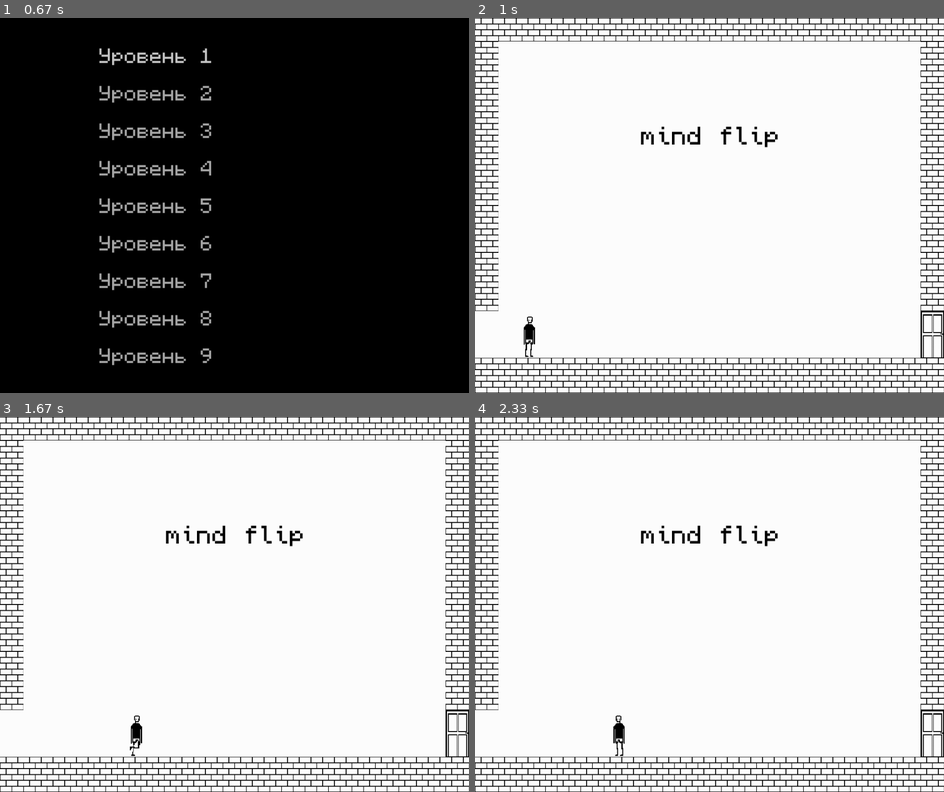
Above: before the commit, frames 1-4 (two rows, left to right).
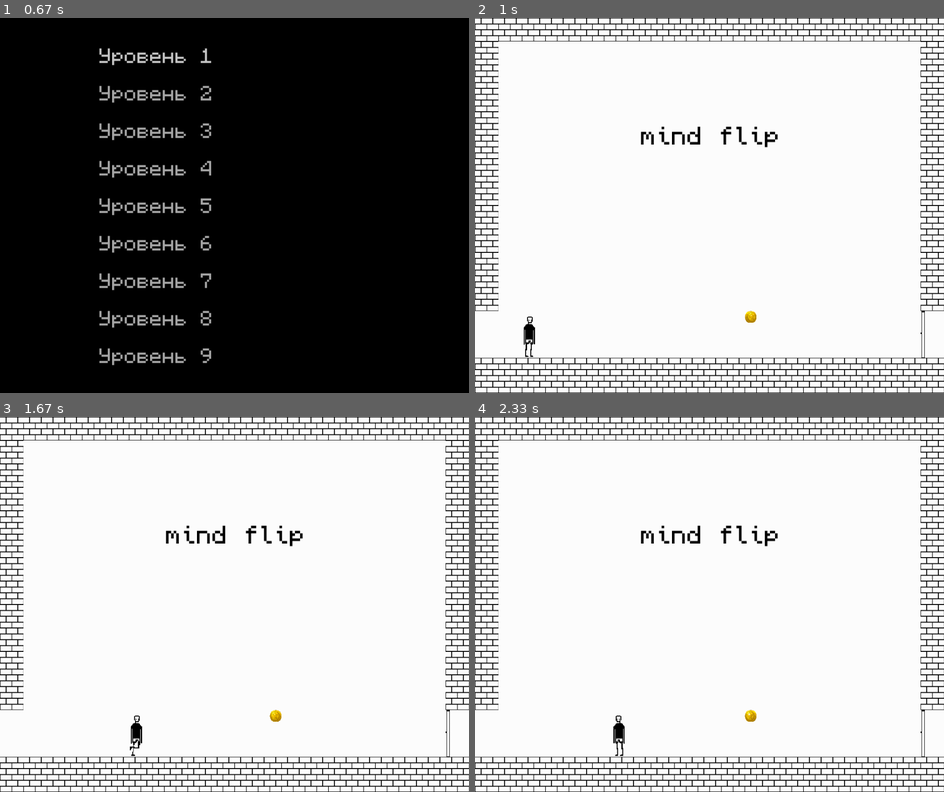
Above: after the commit, the same moments.

Repository: remalQ/pygame-project
Game: pygame game, started from Main.py
The game is run twice, just before and just after one commit, with the same random seed, the same clock (stepped at 60 frames per second) and the same inputs.
Inputs (mouse positions are in pixels of both pictures, inside the frame that each line leads up to):
- Up to frame 1 (0.67 s): click "Начать игру" at 0.38 s
- Up to frame 2 (1 s): press the mouse at (629, 55) at 0.7 s; move the mouse to (587, 183) at 0.8 s; release the mouse at (545, 314) at 0.93 s
- Up to frame 3 (1.67 s): hold D 1-1.47 s; move the mouse to (267, 683) at 1.03 s; hold D from 1.55 s (still down); move the mouse to (220, 540) at 1.58 s
- Up to frame 4 (2.33 s): release D at 2.02 s; hold A from 2.05 s (still down); move the mouse to (568, 492) at 2.08 s

Frame 1 is identical in both runs. In frame 2, 0.3% of the frame differs, in the area x 57-100%, y 78-91%; in frame 3, 0.3%; in frame 4, 0.3%.

Commit message:
done 3 level

Diff:
--- a/Game.py
+++ b/Game.py
@@ -13,19 +13,10 @@
 from Menus.HelpMenu import HelpMenu
 import pygame
 
-"""
-Класс Game
-
-Отвечает за управление игровым процессом: загрузку уровней, отображение меню, обработку событий и обновление состояния игры.
-"""
-
 class Game:
-    ## \brief Конструктор класса
-    #
-    # Инициализирует основные параметры игры, загружает первый уровень, инициализирует музыку и звуки.
     def __init__(self):
         pygame.init()
-        pygame.mixer.init()  # Инициализация микшера для музыки и звуков
+        pygame.mixer.init()
         self.screen = pygame.display.set_mode((WIDTH, HEIGHT))
         pygame.display.set_caption('Mind flip')
         self.clock = pygame.time.Clock()
@@ -33,19 +24,23 @@
         self.coin_group = pygame.sprite.Group()
 
         # Инициализация музыки
-        self.music_file = "Sounds/back.mp3"  # Укажите путь к вашему музыкальному файлу
+        self.music_file = "Sounds/back.mp3"
         self.music_playing = False
         self.music_position = 0
 
         # Инициализация звуковых эффектов
         try:
-            self.coin_sound = pygame.mixer.Sound("Sounds/coin.wav")  # Укажите путь к звуку монеты
-            self.jump_sound = pygame.mixer.Sound("Sounds/jump.wav")  # Укажите путь к звуку прыжка
+            self.coin_sound = pygame.mixer.Sound("Sounds/coin.wav")
+            self.jump_sound = pygame.mixer.Sound("Sounds/jump.wav")
         except pygame.error as e:
             print(f"Ошибка загрузки звуковых эффектов: {e}")
             self.coin_sound = None
             self.jump_sound = None
 
+        # Инициализация игрока
+        self.player = Player(100, HEIGHT - 130, self.coin_sound, self.jump_sound)
+
+        # Загрузка списка уровней
         level_files = [f for f in os.listdir('Maps') if f.endswith('.pkl')]
 
         def extract_level_number(filename):
@@ -62,7 +57,8 @@
         if self.total_levels > 0:
             self.load_level(self.level)
         else:
-            self.world_data = []
+            self.world_data = {'grid': [], 'texts': []}
+            self.world = World(self.world_data, self.door_group, self.coin_group, self.player)
         self.game_over = 0
         self.records_db = RecordsDB()
         self.start_time = 0
@@ -72,35 +68,46 @@
         self.level_menu = LevelMenu(self.total_levels)
 
     def reset_level(self, level):
-        self.load_level(level)
-        self.player.reset(100, HEIGHT - 130)
         self.player.coins_collected = 0
         self.game_over = 0
         self.start_time = pygame.time.get_ticks()
-        # Музыка не перезапускается при сбросе уровня
+
+        if level == 3:
+            # Для 3-го уровня - спавн в левом верхнем углу и активация падения
+            self.player.reset(100, -100)
+            self.player.start_falling()
+            self.world.allow_drawing = True
+            self.world.reset_drawable_platforms()
+        else:
+            self.player.reset(100, HEIGHT - 130)
+            self.world.allow_drawing = False
+
+        # Перезагрузка уровня для обновления мира
+        self.load_level(level)
 
     def load_level(self, level):
-        # Передаём звуковые эффекты при создании игрока
-        self.player = Player(100, HEIGHT - 130, self.coin_sound, self.jump_sound)
-        level_path = f'Maps/level{level}.pkl'
         self.door_group = Group()
         self.coin_group = Group()
 
+        # Загрузка уровня из файла для всех уровней
+        level_path = f'Maps/level{level}.pkl'
         if os.path.exists(level_path):
             try:
                 with open(level_path, 'rb') as pickle_in:
                     self.world_data = pickle.load(pickle_in)
                 if not isinstance(self.world_data, (list, dict)):
                     raise ValueError("Ошибка: загруженные данные уровня не являются списком или словарем!")
-                self.world = World(self.world_data, self.door_group, self.coin_group, self.player)
             except Exception as e:
                 print(f"Ошибка загрузки уровня: {e}")
-                self.world_data = {'grid': [], 'texts': []} if isinstance(self.world_data, dict) else []
-                self.world = World(self.world_data, self.door_group, self.coin_group, self.player)
+                self.world_data = {'grid': [], 'texts': []}
         else:
             self.world_data = {'grid': [], 'texts': []}
-            self.world = World(self.world_data, self.door_group, self.coin_group, self.player)
-        # Музыка не перезапускается при загрузке уровня
+
+        self.world = World(self.world_data, self.door_group, self.coin_group, self.player)
+        if level == 3:
+            self.world.allow_drawing = True
+        else:
+            self.world.allow_drawing = False
 
     def start_music(self):
         """Запускает музыку с сохранённой позиции или с начала."""
--- a/Player.py
+++ b/Player.py
@@ -1,5 +1,5 @@
 """@package Player
-Класс игрока
+Класс игрока с модификациями для 3-го уровня (режим падения)
 """
 import pygame
 from Const_Values import *
@@ -16,6 +16,11 @@
         self.coins_collected = 0
         self.coin_image = pygame.image.load("Coins/Gold_1.png")
         self.coin_image = pygame.transform.scale(self.coin_image, (40, 40))
+        self.drawing_platform = False
+        self.platform_start_pos = None
+        self.platform_end_pos = None
+        self.falling_mode = False  # Режим падения для 3-го уровня
+        self.fall_speed = 0  # Скорость падения
 
     def update(self, game_over, world, door_group, coin_group, screen):
         dx = 0
@@ -24,63 +29,98 @@
 
         if game_over == 0:
             key = pygame.key.get_pressed()
+            mouse_buttons = pygame.mouse.get_pressed()
 
-            if key[pygame.K_SPACE] and not self.jumped and not self.in_air:
+            # Обработка падения в специальном режиме
+            if self.falling_mode:
+                self.fall_speed += 0.5  # Ускорение падения
+                dy += self.fall_speed
+
+                # Ограничение максимальной скорости падения
+                if self.fall_speed > 15:
+                    self.fall_speed = 15
+            else:
+                # Обычное управление, если не в режиме падения
+                if key[pygame.K_a]:
+                    dx -= 5
+                    self.counter += 1
+                    self.direction = -1
+                    if not self.in_air and self.counter > walk_cooldown:
+                        self.counter = 0
+                        self.index = (self.index + 1) % len(self.images_left)
+                        self.image = self.images_left[self.index]
+
+                if key[pygame.K_d]:
+                    dx += 5
+                    self.counter += 1
+                    self.direction = 1
+                    if not self.in_air and self.counter > walk_cooldown:
+                        self.counter = 0
+                        self.index = (self.index + 1) % len(self.images_right)
+                        self.image = self.images_right[self.index]
+
+            # Обработка рисования платформ (только если мир разрешает)
+            if hasattr(world, 'allow_drawing') and world.allow_drawing:
+                mouse_pos = pygame.mouse.get_pos()
+
+                if mouse_buttons[0]:  # Левая кнопка мыши нажата
+                    if not self.drawing_platform:
+                        self.drawing_platform = True
+                        self.platform_start_pos = (mouse_pos[0] // TILE_SIZE) * TILE_SIZE
+                    self.platform_end_pos = (mouse_pos[0] // TILE_SIZE) * TILE_SIZE
+                else:
+                    if self.drawing_platform:
+                        self.drawing_platform = False
+                        if self.platform_start_pos and self.platform_end_pos:
+                            start_x = min(self.platform_start_pos, self.platform_end_pos)
+                            end_x = max(self.platform_start_pos, self.platform_end_pos)
+                            for x in range(start_x, end_x + TILE_SIZE, TILE_SIZE):
+                                world.add_drawable_platform(x, (mouse_pos[1] // TILE_SIZE) * TILE_SIZE)
+                        self.platform_start_pos = None
+                        self.platform_end_pos = None
+
+            if key[pygame.K_SPACE] and not self.jumped and not self.in_air and not self.falling_mode:
                 self.vel_y = -15
                 self.jumped = True
-                self.jump_sound.play()  # Проиграть звук прыжка
+                self.jump_sound.play()
                 self.image = self.jump_image_right if self.direction == 1 else self.jump_image_left
 
             if not key[pygame.K_SPACE]:
                 self.jumped = False
 
-            if key[pygame.K_a]:
-                dx -= 5
-                self.counter += 1
-                self.direction = -1
-                if not self.in_air and self.counter > walk_cooldown:
+            if not self.falling_mode:
+                if self.in_air:
+                    self.image = self.jump_image_right if self.direction == 1 else self.jump_image_left
+                elif not key[pygame.K_a] and not key[pygame.K_d]:
                     self.counter = 0
-                    self.index = (self.index + 1) % len(self.images_left)
-                    self.image = self.images_left[self.index]
+                    self.index = 0
+                    self.image = self.images_right[self.index] if self.direction == 1 else self.images_left[self.index]
 
-            if key[pygame.K_d]:
-                dx += 5
-                self.counter += 1
-                self.direction = 1
-                if not self.in_air and self.counter > walk_cooldown:
-                    self.counter = 0
-                    self.index = (self.index + 1) % len(self.images_right)
-                    self.image = self.images_right[self.index]
-
-            if self.in_air:
-                self.image = self.jump_image_right if self.direction == 1 else self.jump_image_left
-            elif not key[pygame.K_a] and not key[pygame.K_d]:
-                self.counter = 0
-                self.index = 0
-                self.image = self.images_right[self.index] if self.direction == 1 else self.images_left[self.index]
-
-            self.vel_y += 1
-            if self.vel_y > 10:
-                self.vel_y = 10
-            dy += self.vel_y
+                self.vel_y += 1
+                if self.vel_y > 10:
+                    self.vel_y = 10
+                dy += self.vel_y
 
             self.in_air = True
             for tile in (world.platform_group.sprites() +
                          world.breaking_platform_group.sprites() +
                          world.hover_visible_platform_group.sprites() +
-                         world.moving_platform_group.sprites()):
-                # Проверка коллизий с учётом смещения
+                         world.moving_platform_group.sprites() +
+                         world.drawable_platform_group.sprites()):
                 if tile.rect.colliderect(self.rect.x + dx, self.rect.y, self.rect.width, self.rect.height):
                     dx = 0
 
                 if tile.rect.colliderect(self.rect.x, self.rect.y + dy, self.rect.width, self.rect.height):
-                    if self.vel_y < 0:
+                    if self.vel_y < 0 or self.fall_speed < 0:
                         dy = tile.rect.bottom - self.rect.top
                         self.vel_y = 0
-                    elif self.vel_y >= 0:
+                        self.fall_speed = 0
+                    elif self.vel_y >= 0 or self.fall_speed > 0:
                         dy = tile.rect.top - self.rect.bottom
                         self.vel_y = 0
+                        self.fall_speed = 0
                         self.in_air = False
+                        self.falling_mode = False  # Остановка падения при приземлении
 
                         if tile in world.breaking_platform_group:
                             if hasattr(tile, "start_disappear_timer") and not tile.is_disappeared:
@@ -88,7 +128,7 @@
 
             collected_coins = pygame.sprite.spritecollide(self, coin_group, True)
             if collected_coins:
-                self.coin_sound.play()  # Проиграть звук монеты
+                self.coin_sound.play()
             self.coins_collected += len(collected_coins)
 
             for door in door_group:
@@ -96,7 +136,6 @@
                     if door.image == door.opened:
                         game_over = 1
                     else:
-                        # Коллизия с закрытой дверью
                         if self.rect.right > door.rect.left and self.direction == 1:
                             dx = door.rect.left - self.rect.right
                         elif self.rect.left < door.rect.right and self.direction == -1:
@@ -108,15 +147,23 @@
             self.rect.x += dx
             self.rect.y += dy
 
-        # Отрисовка с учётом смещения
+        # Отрисовка персонажа
         screen.blit(self.image, (self.rect.x - self.offset_x, self.rect.bottom - self.image.get_height()))
+
+        # Отрисовка временной платформы при рисовании
+        if self.drawing_platform and self.platform_start_pos and self.platform_end_pos:
+            start_x = min(self.platform_start_pos, self.platform_end_pos)
+            end_x = max(self.platform_start_pos, self.platform_end_pos)
+            height = (pygame.mouse.get_pos()[1] // TILE_SIZE) * TILE_SIZE
+            pygame.draw.rect(screen, (200, 200, 200, 150),
+                            (start_x, height, end_x - start_x + TILE_SIZE, TILE_SIZE))
 
         return game_over
 
     def reset(self, x, y):
         self.images_right = []
         self.images_left = []
-        self.index = 0
+        self.index =0
         self.counter = 0
 
         for num in range(1, 5):
@@ -133,9 +180,18 @@
         self.direction = 1
         self.image = self.images_right[self.index]
 
-        # Хитбокс с учётом смещения
         self.rect = pygame.Rect(x, y, self.hitbox_width, self.hitbox_height)
 
         self.vel_y = 0
         self.jumped = False
         self.in_air = True
+        self.drawing_platform = False
+        self.platform_start_pos = None
+        self.platform_end_pos = None
+        self.falling_mode = False
+        self.fall_speed = 0
+
+    def start_falling(self):
+        """Активирует режим падения для 3-го уровня"""
+        self.falling_mode = True
+        self.fall_speed = 3  # Начальная скорость падения
--- a/World.py
+++ b/World.py
@@ -6,6 +6,7 @@
 from Platforms.Platform import Platform
 from Platforms.HoverVisiblePlatform import HoverVisiblePlatform
 from Platforms.MovingPlatform import MovingPlatform
+
 
 class World:
     """Класс World создает игровой мир на основе загруженных данных и отрисовывает его."""
@@ -18,8 +19,10 @@
         self.breaking_platform_group = pygame.sprite.Group()
         self.hover_visible_platform_group = pygame.sprite.Group()
         self.moving_platform_group = pygame.sprite.Group()
-        self.texts = []  # Список текстовых надписей
+        self.drawable_platform_group = pygame.sprite.Group()  # Группа для рисованных платформ
+        self.texts = []
         self.player = player
+        self.allow_drawing = False  # По умолчанию рисование запрещено
 
         self.textures = {
             1: pygame.image.load("Assets/platform.png").convert_alpha(),
@@ -70,6 +73,16 @@
                     platform = MovingPlatform(x, y, TILE_SIZE, TILE_SIZE, self.player)
                     self.moving_platform_group.add(platform)
 
+    def add_drawable_platform(self, x, y):
+        """Добавляет рисованную платформу в указанных координатах"""
+        img = self.textures[1] if 1 in self.textures else None
+        platform = Platform(x, y, TILE_SIZE, TILE_SIZE, img)
+        self.drawable_platform_group.add(platform)
+
+    def reset_drawable_platforms(self):
+        """Очищает все рисованные платформы"""
+        self.drawable_platform_group.empty()
+
     def draw(self, screen):
         self.platform_group.draw(screen)
         self.door_group.draw(screen)
@@ -78,10 +91,11 @@
         self.breaking_platform_group.draw(screen)
         self.hover_visible_platform_group.draw(screen)
         self.moving_platform_group.draw(screen)
-        # Отрисовка текстовых надписей чёрным цветом для игры
+        self.drawable_platform_group.draw(screen)  # Отрисовка рисованных платформ
+
         for text_data in self.texts:
             font = pygame.font.Font("Fonts/Monocraft.otf", text_data['font_size'])
-            text_surface = font.render(text_data['text'], True, (0, 0, 0))  # Чёрный цвет
+            text_surface = font.render(text_data['text'], True, (0, 0, 0))
             screen.blit(text_surface, (text_data['x'], text_data['y']))
 
     def update(self):
Binary file changed: Maps/level1.pkl
Binary file changed: Maps/level3.pkl
Binary file changed: game_records.db
